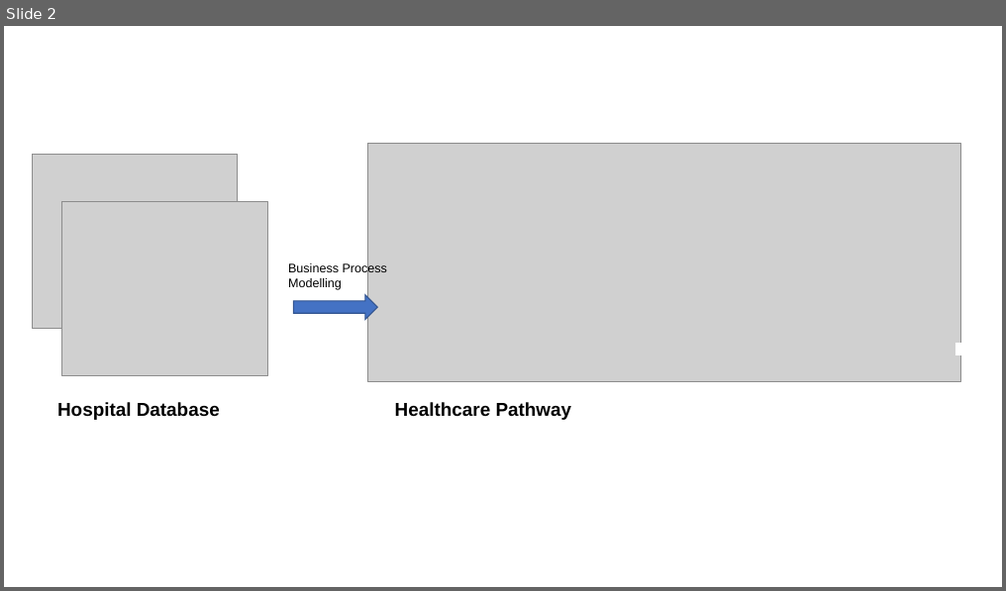
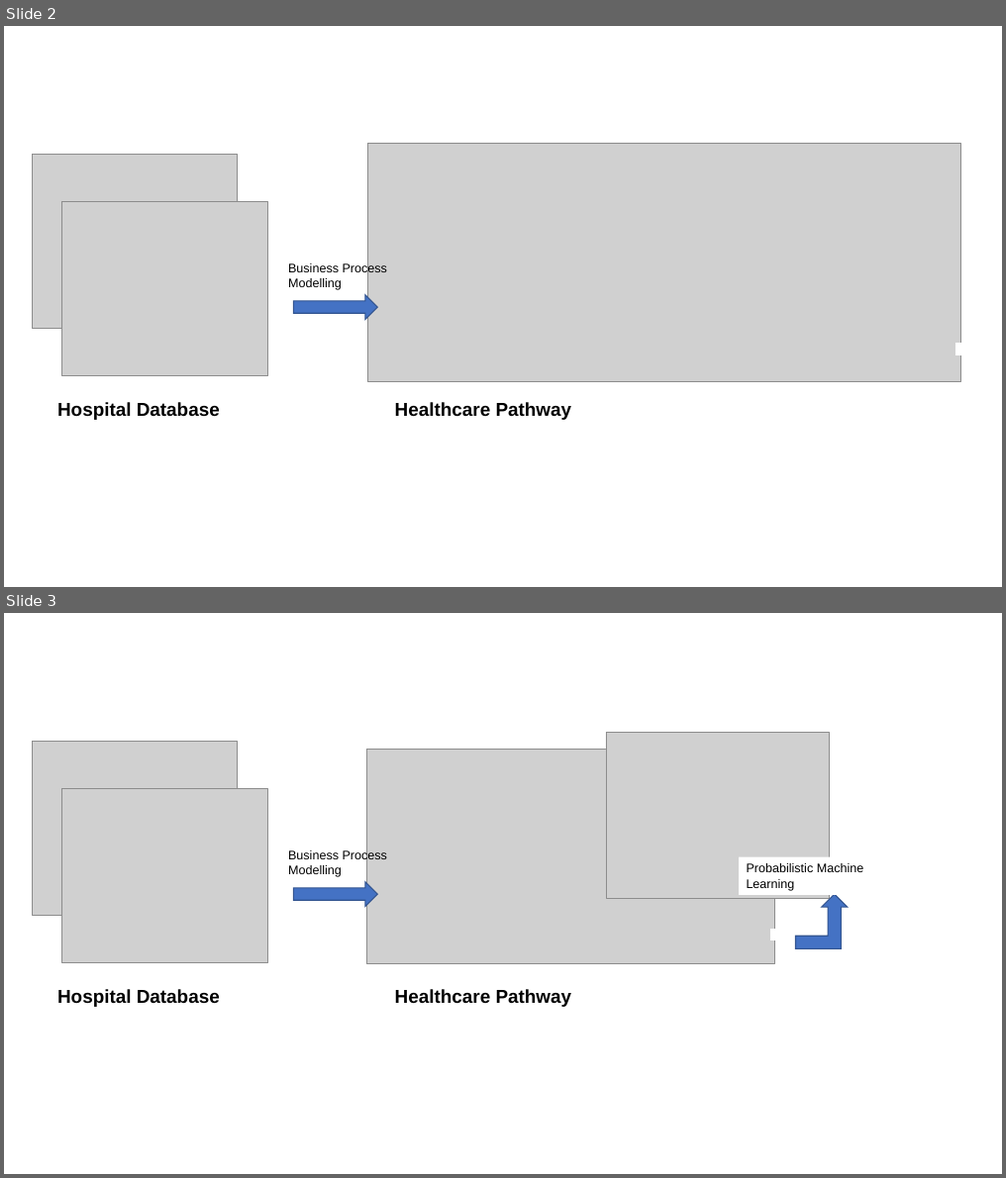
Before and after one commit to kempa-liehr/PDH-pathways-BPM, a slide deck: graphical_abstract.pptx. Shown one above the other, each under a label of ours: slide 2 before the commit, slides 2 and 3 after it. The pictures are 1006x591 and 1006x1178 pixels, drawn with LibreOffice and Linux fonts; fonts in the diff are those of the drawing; grey boxes stand for pictures. Boxes give left, top, right and bottom in pixels: in the first picture for what was removed or moved away, otherwise in the second. Text is boxed around its words. In the diff, an @@ line names an element or a change of style, - is before the commit and + after.

Commit message:
Added posterior predictive to graphical abstract

```diff
--- a/graphical_abstract.pptx
+++ b/graphical_abstract.pptx
@@ slide 3 added at [4, 613, 1002, 1174], background #FFFFFF @@
@@ picture added at [32, 741, 238, 916] @@
@@ picture added at [366, 749, 774, 964] @@
@@ picture added at [606, 732, 829, 899] @@
@@ picture added at [62, 789, 268, 963] @@
@@ text added at [288, 850, 387, 877], 12 pt, text #000000 @@
+Business Process Modelling
@@ rectangle added at [740, 858, 884, 894], fill #FFFFFF, 12 pt, text #000000 @@
+Probabilistic Machine
+Learning
@@ right arrow added at [294, 881, 377, 906], fill #4472C4, outline #325491 1 pt @@
@@ bent up arrow added at [796, 894, 847, 950], fill #4472C4, outline #325491 1 pt @@
@@ rectangle added at [771, 930, 778, 940], fill #FFFFFF, outline #FFFFFF 1 pt @@
@@ text added at [57, 989, 220, 1007], 18 pt, text #000000, bold @@
+Hospital Database
@@ text added at [395, 989, 572, 1007], 18 pt, text #000000, bold @@
+Healthcare Pathway
```
